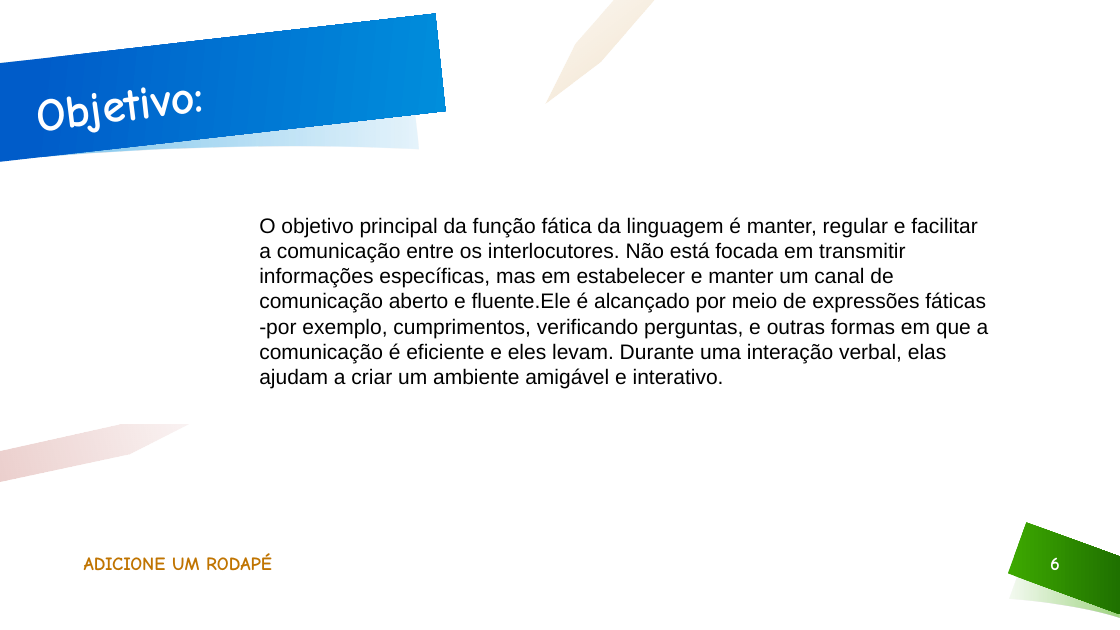
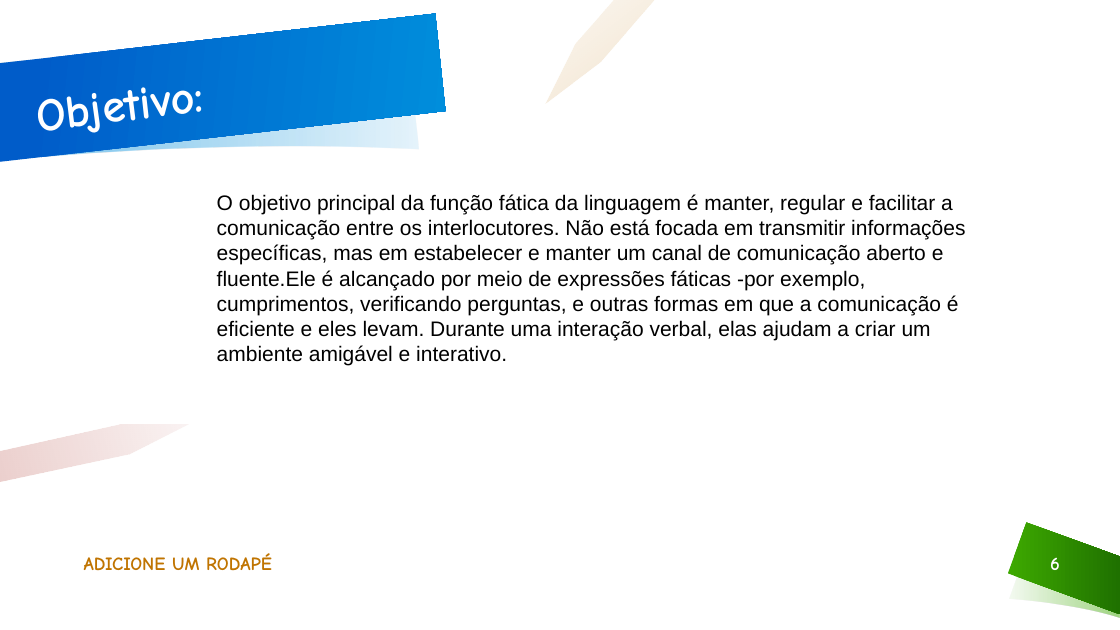
Before and after one commit to 1phantm1/SeminarioPT, a slide deck: slide 6 of funcaoFatica.pptx. Drawn at 1120x630 pixels with LibreOffice and Linux fonts; fonts in the diff are those of the drawing; background and template pictures are left out. Boxes give left, top, right and bottom in pixels: in the first picture for what was removed or moved away, otherwise in the second. Text is boxed around its words. In the diff, an @@ line names an element or a change of style, - is before the commit and + after.

```diff
--- a/funcaoFatica.pptx
+++ b/funcaoFatica.pptx
@@ text "Objetivo:" moved from (x1=281, y1=217, x2=353, y2=237) to (x1=239, y1=194, x2=311, y2=215) @@
@@ text "O objetivo principal da função ..." rewrapped from (x1=259, y1=217, x2=989, y2=388) to (x1=217, y1=194, x2=965, y2=366) @@
```
Also in this commit, not shown: 3 other slides changed, 8 slides added, 4 slides removed, 2 other files.
